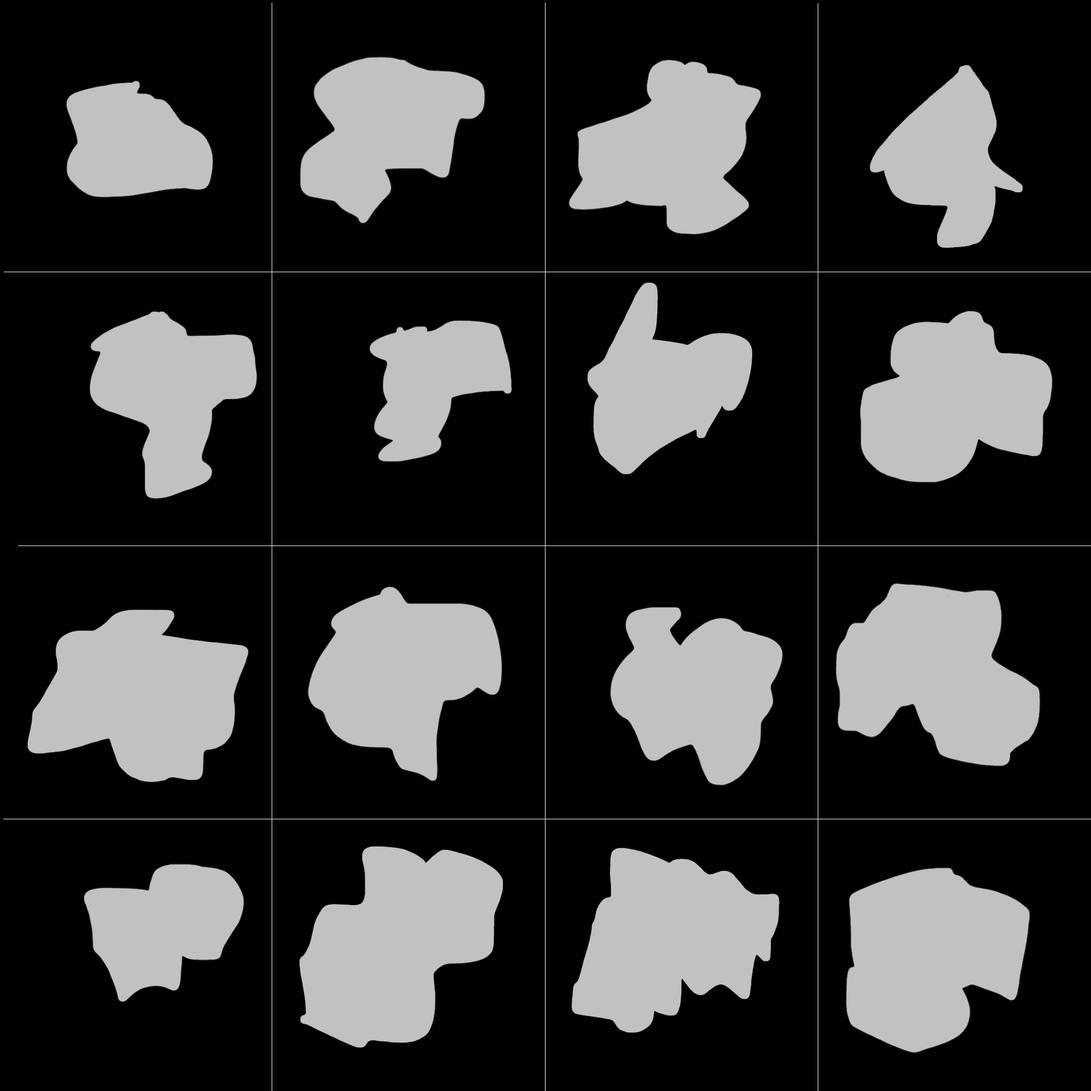
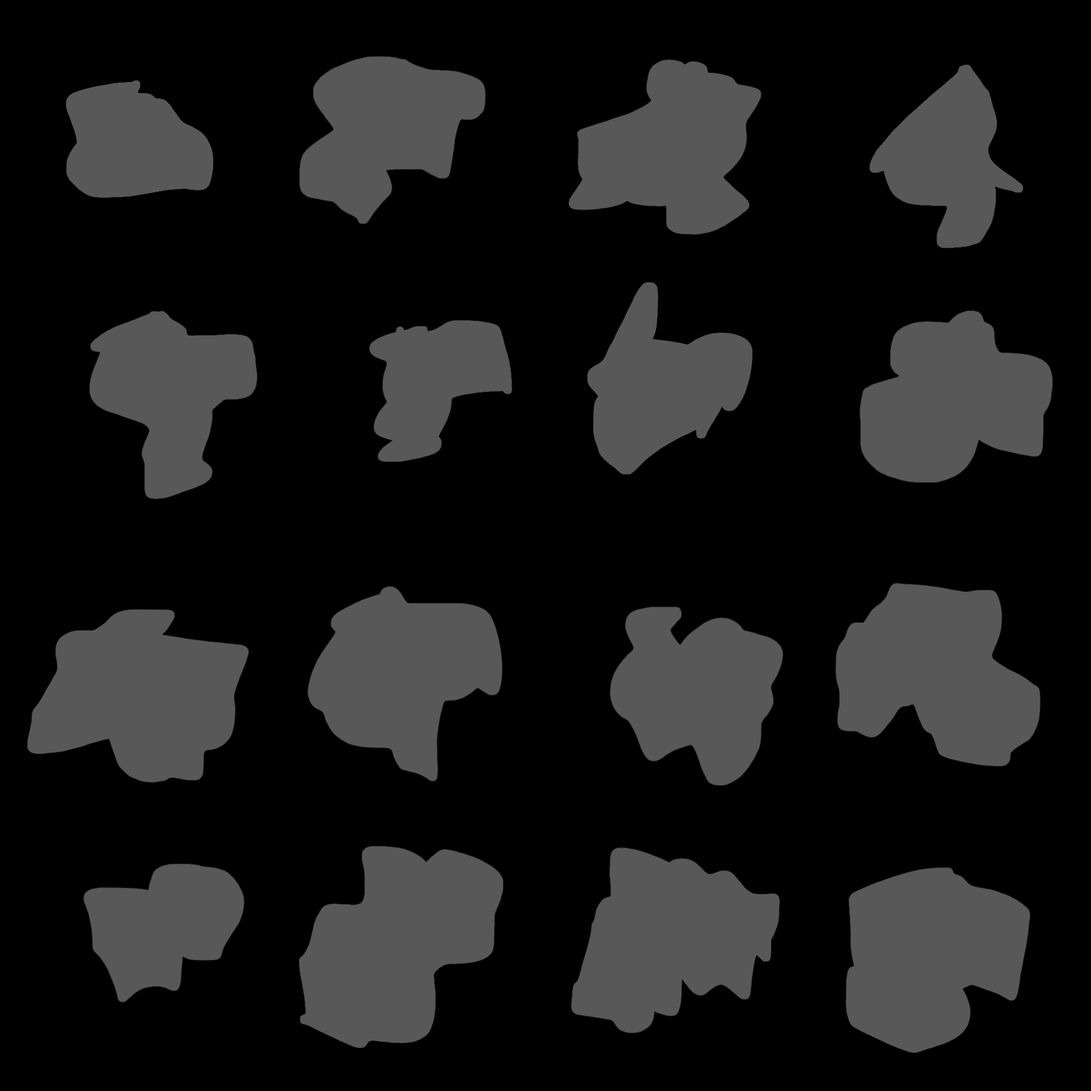
Layered file, before and after one edit (1091x1091). Changes by layer:
hid "Shape 5" over [3, 2, 1091, 1091]
painted on "Background" over [27, 56, 1054, 1054]
